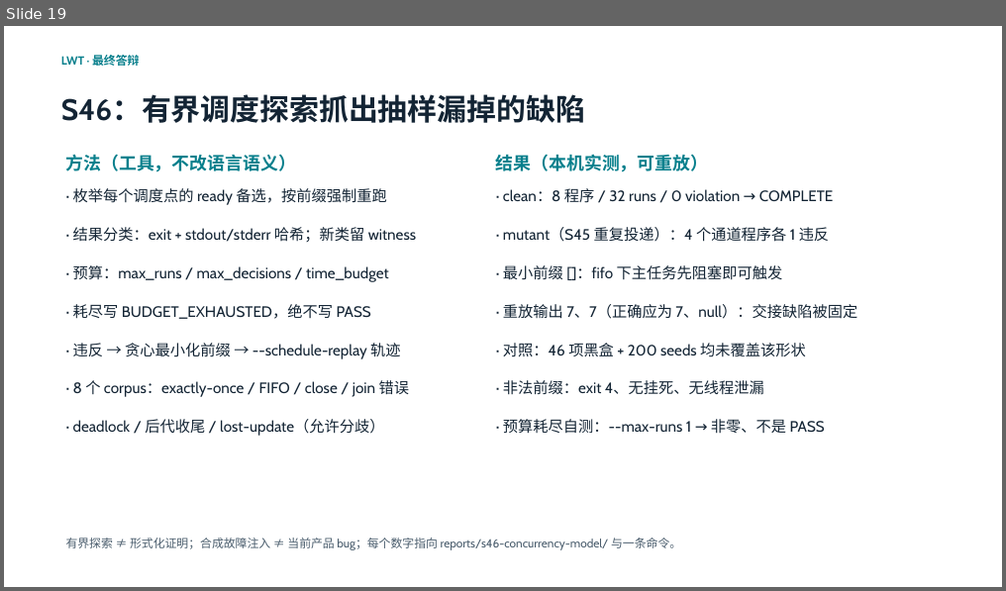
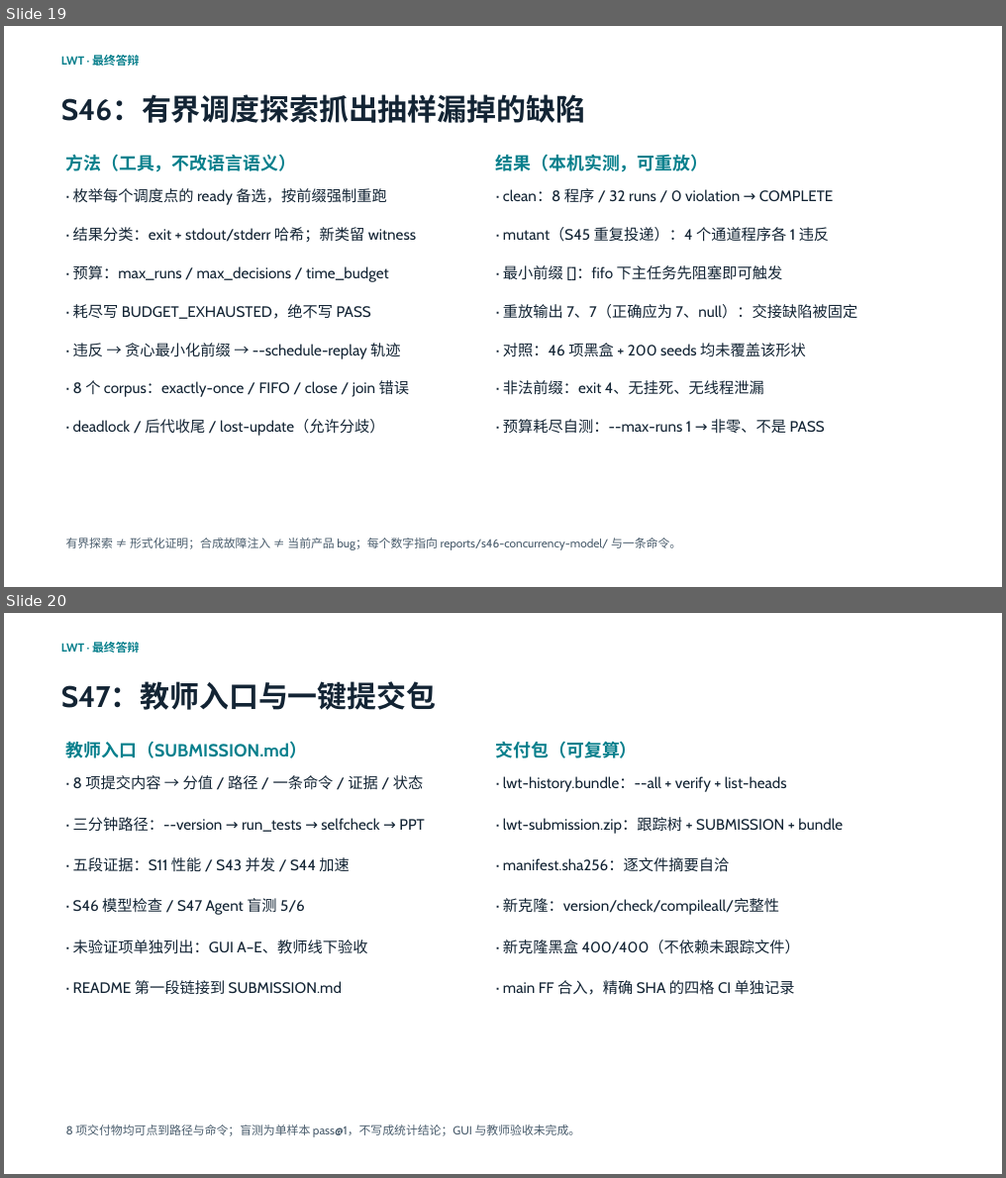
Before and after one commit to 05T1925/Interpreted-general-purpose-scripting-language-LWT, a slide deck: slides/LWT介绍.pptx. Shown one above the other, each under a label of ours: slide 19 before the commit, slides 19 and 20 after it. The pictures are 1006x591 and 1006x1178 pixels, drawn with LibreOffice and Linux fonts; fonts in the diff are those of the drawing. Boxes give left, top, right and bottom in pixels: in the first picture for what was removed or moved away, otherwise in the second. Text is boxed around its words. In the diff, an @@ line names an element or a change of style, - is before the commit and + after.

Commit message:
docs(delivery): S47 report, 20-page PPT, manifest and defense material
WP4: adds docs/s47-final-submission.md (bold 'baseline not reviewed (S43-S46)', A/B1/C decisions, WP table, blind eval 5/6 with the task-defect finding and the separate post-hoc clarified re-run, package contents, protected paths, unverified items) and updates manifest to unittest 677, PPT 20 pages with sha 90369685..., evidence.s47_*, submission_bundle, agent_eval_status and default_branch=main. tests/test_doc_consistency.py gains test_s47_report_quotes_current_manifest_counts, written before the doc update (red: manifest said 19 pages, doc said 20) and green after; 12/12 now pass.

PPT 19->20 pages with 'S47: teacher entry and one-command submission package'; the slide-10 native chart keeps exactly 12 value points (asserted before and after save). checklist gains S47 rows (entry, blind eval, grader coverage, package, fresh clone, main, PPT), demo-script gains a 40-second teacher-view ending (SUBMISSION.md -> build -> fresh clone), defense-qa-card gains three Q&A (how to prove the Agent can write 0.3.0, what pass@1 means at n=1, why main was not merged before).

```diff
--- a/slides/LWT介绍.pptx
+++ b/slides/LWT介绍.pptx
@@ slide 20 added at [4, 613, 1002, 1174], background #FFFFFF @@
@@ text added at [61, 639, 139, 655], 11.2 pt, text #087F8C, bold @@
+LWT · 最终答辩
@@ text added at [61, 681, 436, 710], 28.5 pt, text #132434, bold @@
+S47：教师入口与一键提交包
@@ text added at [66, 741, 308, 759], 17 pt, text #087F8C, bold @@
+教师入口（SUBMISSION.md）
@@ text added at [496, 741, 638, 759], 17 pt, text #087F8C, bold @@
+交付包（可复算）
@@ text added at [73, 775, 423, 790], 14.5 pt, text #132434 @@
+· 8 项提交内容 → 分值 / 路径 / 一条命令 / 证据 / 状态
@@ text added at [503, 776, 787, 792], 14.5 pt, text #132434 @@
+· lwt-history.bundle：--all + verify + list-heads
@@ text added at [73, 817, 425, 832], 14.5 pt, text #132434 @@
+· 三分钟路径：--version → run_tests → selfcheck → PPT
@@ text added at [503, 817, 843, 834], 14.5 pt, text #132434 @@
+· lwt-submission.zip：跟踪树 + SUBMISSION + bundle
@@ text added at [73, 858, 349, 871], 14.5 pt, text #132434 @@
+· 五段证据：S11 性能 / S43 并发 / S44 加速
@@ text added at [503, 858, 729, 872], 14.5 pt, text #132434 @@
+· manifest.sha256：逐文件摘要自洽
@@ text added at [73, 898, 305, 915], 14.5 pt, text #132434 @@
+· S46 模型检查 / S47 Agent 盲测 5/6
@@ text added at [503, 898, 779, 915], 14.5 pt, text #132434 @@
+· 新克隆：version/check/compileall/完整性
@@ text added at [73, 940, 367, 955], 14.5 pt, text #132434 @@
+· 未验证项单独列出：GUI A–E、教师线下验收
@@ text added at [503, 940, 800, 955], 14.5 pt, text #132434 @@
+· 新克隆黑盒 400/400（不依赖未跟踪文件）
@@ text added at [73, 980, 342, 995], 14.5 pt, text #132434 @@
+· README 第一段链接到 SUBMISSION.md
@@ text added at [503, 980, 795, 995], 14.5 pt, text #132434 @@
+· main FF 合入，精确 SHA 的四格 CI 单独记录
@@ text added at [66, 1125, 581, 1138], 11.2 pt, text #4A5D6D @@
+8 项交付物均可点到路径与命令；盲测为单样本 pass@1，不写成统计结论；GUI 与教师验收未完成。
```
Also in this commit, not shown: 6 other files.
